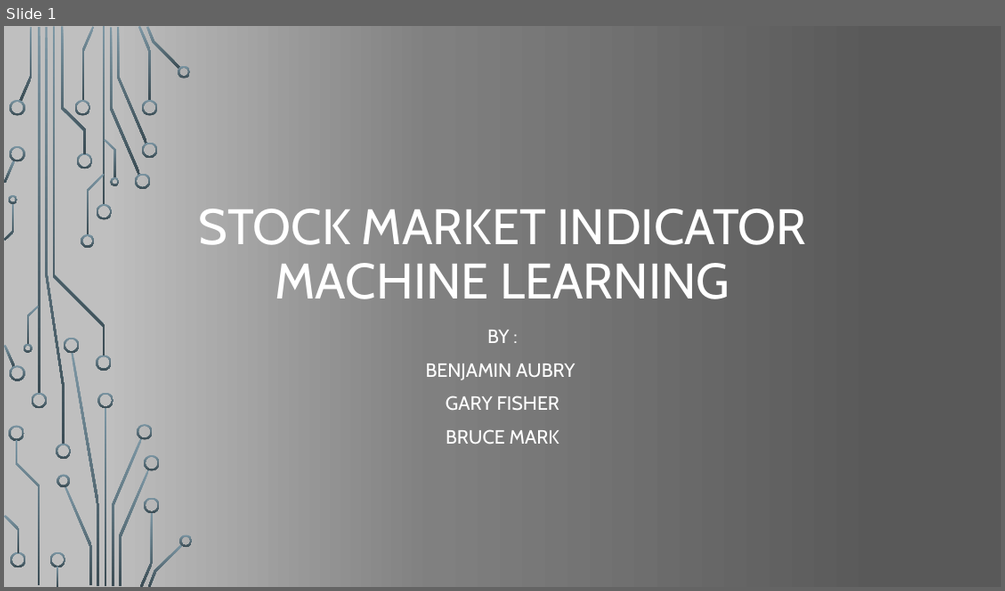
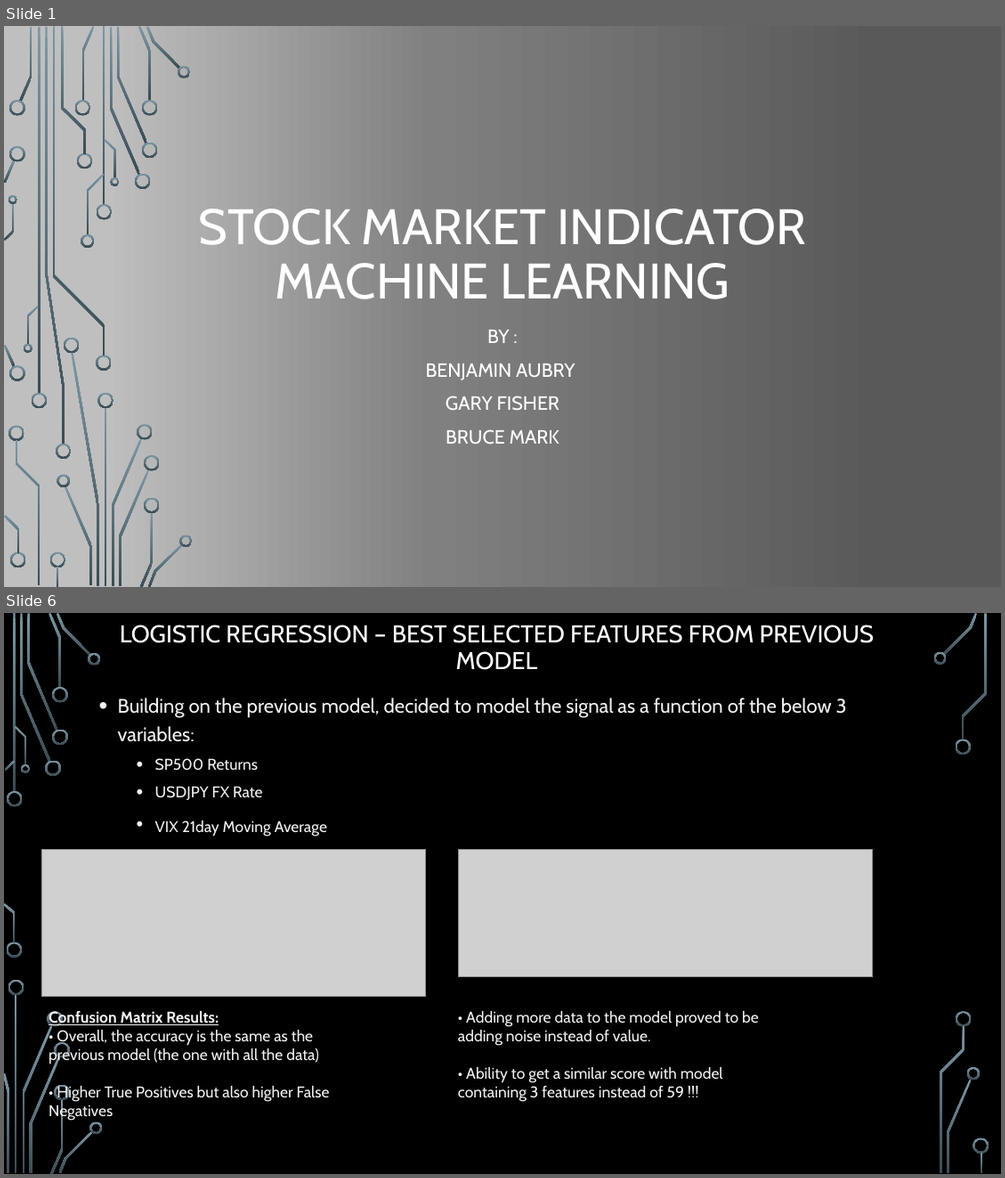
Before and after one commit to gfisherjr/Market_Indicator_Machine_Learning, a slide deck: Final/Final ML Presentation.pptx. Shown one above the other, each under a label of ours: slide 1 before the commit, slides 1 and 6 after it; the slides between them are not shown. The pictures are 1005x591 and 1005x1178 pixels, drawn with LibreOffice and Linux fonts; fonts in the diff are those of the drawing; grey boxes stand for pictures; background and template pictures are left out. Boxes give left, top, right and bottom in pixels: in the first picture for what was removed or moved away, otherwise in the second. Text is boxed around its words. In the diff, an @@ line names an element or a change of style, - is before the commit and + after.

```diff
--- a/Final/Final ML Presentation.pptx
+++ b/Final/Final ML Presentation.pptx
@@ slide 6 added at [4, 613, 1001, 1174], background picture (left out) @@
@@ title added at [120, 625, 874, 670], 23.4 pt, text #FFFFFF @@
+LOGISTIC REGRESSION – BEST SELECTED FEATURES FROM PREVIOUS MODEL
@@ text added at [118, 698, 847, 835], 19 pt, text #F2F2F2 @@
+• Building on the previous model, decided to model the signal as a function of the below 3 variables:
+  • SP500 Returns
+  • USDJPY FX Rate
+  • VIX 21day Moving Average
@@ picture added at [41, 850, 426, 996] @@
@@ picture added at [459, 850, 873, 977] @@
@@ text added at [48, 1011, 330, 1120], 15 pt, text #F2F2F2 @@
+Confusion Matrix Results:
+• Overall, the accuracy is the same as the previous model (the one with all the data)
+• Higher True Positives but also higher False Negatives
@@ text added at [458, 1011, 759, 1102], 15 pt, text #F2F2F2 @@
+• Adding more data to the model proved to be adding noise instead of value.
+• Ability to get a similar score with model containing 3 features instead of 59 !!!
@@ group added at [4, 613, 989, 1174]: 33 freeform shapes, 3 rectangles @@
```
Also in this commit, not shown: 6 other slides added.
